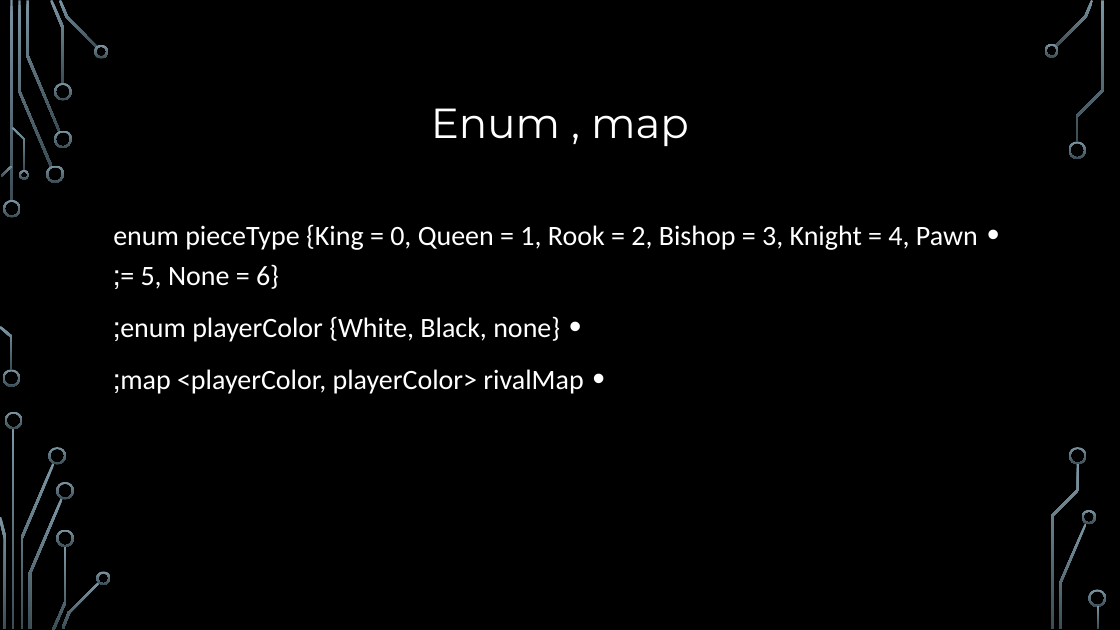
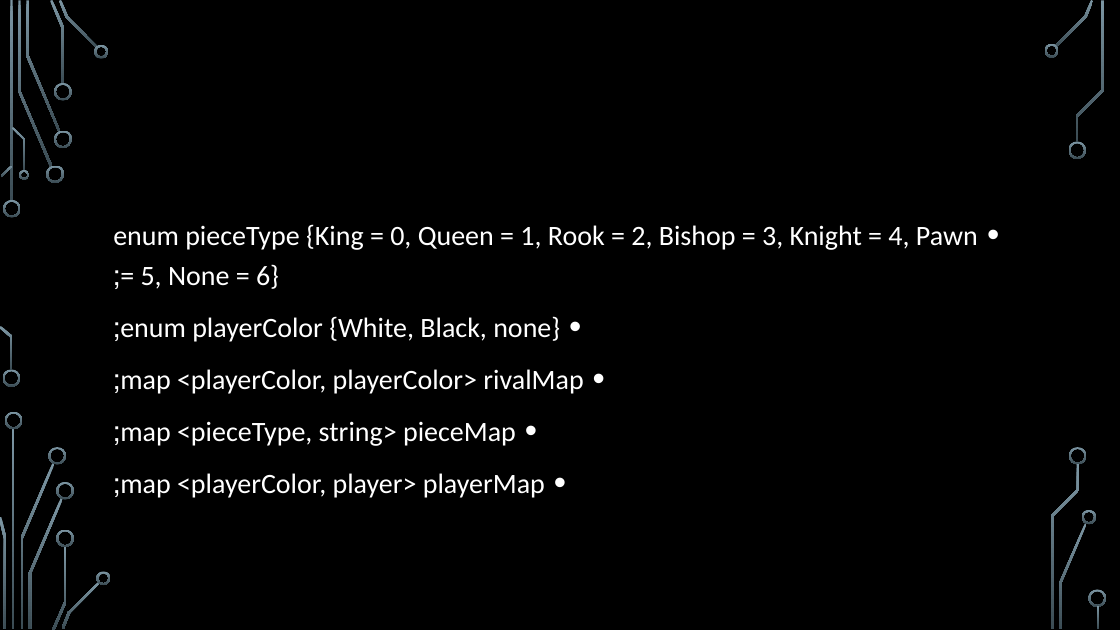
Before and after one commit to AmiriShavaki/Graphical-Chess-Game, a slide deck: slide 4 of powerPoint/به نام خدا).pptx. Drawn at 1120x630 pixels with LibreOffice and Linux fonts; fonts in the diff are those of the drawing; background and template pictures are left out. Boxes give left, top, right and bottom in pixels: in the first picture for what was removed or moved away, otherwise in the second. Text is boxed around its words. In the diff, an @@ line names an element or a change of style, - is before the commit and + after.

Commit message:
powerpoint fixed

```diff
--- a/powerPoint/به نام خدا).pptx
+++ b/powerPoint/به نام خدا).pptx
@@ title removed at (x1=431, y1=108, x2=689, y2=146) @@
-Enum , map
@@ text at (x1=120, y1=421, x2=545, y2=498): paragraphs added @@
+• map <pieceType, string> pieceMap;
+• map <playerColor, player> playerMap;
```
